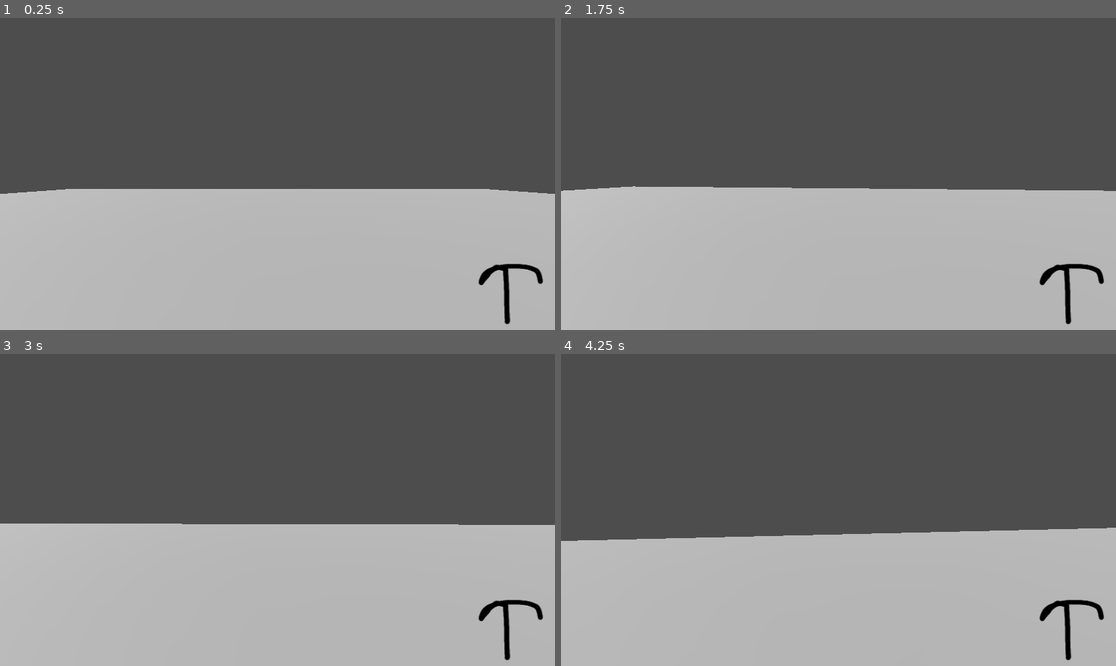
Above: before the commit, frames 1-4 (two rows, left to right).
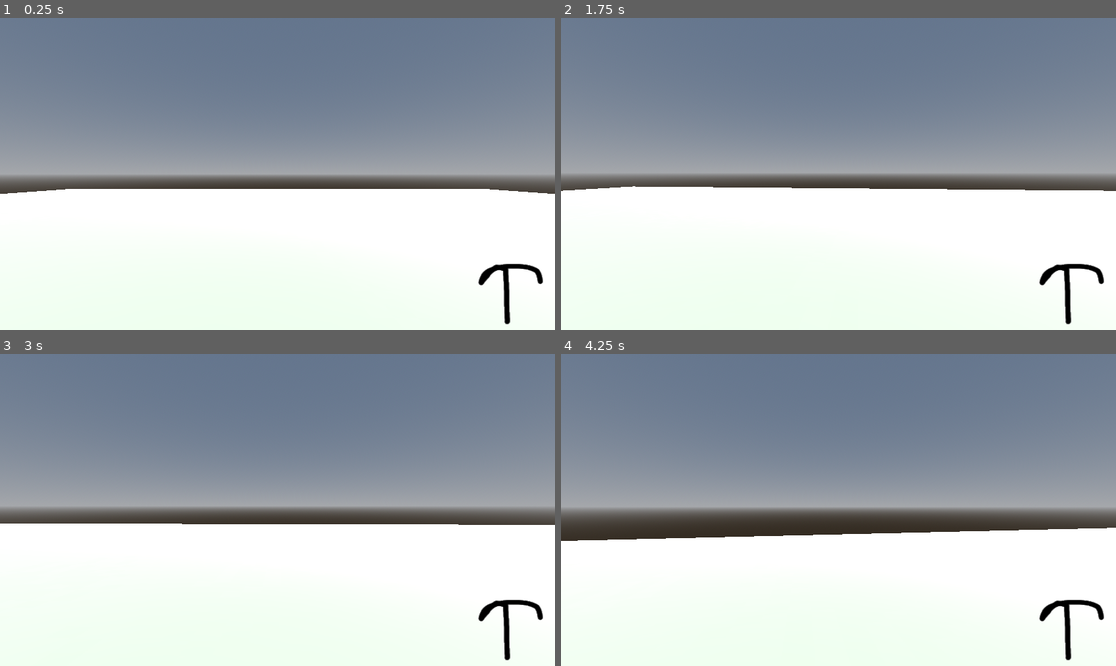
Above: after the commit, the same moments.

Repository: CamoBrie/GodotMiner
Game: Godot game, scene res://scenes/main.tscn
The game is run twice, just before and just after one commit, with the same random seed, the same clock (stepped at 60 frames per second) and the same inputs.
Inputs (mouse positions are in pixels of both pictures, inside the frame that each line leads up to):
- Up to frame 1 (0.25 s): no input
- Up to frame 2 (1.75 s): move the mouse to (866, 174) at 0.52 s; press the mouse at (866, 174) at 0.53 s; hold W (move_forward) from 0.53 s (still down); tap Space (jump) at 0.77, 1.52 s; move the mouse to (810, 174) at 1.27 s; release the mouse at (810, 174) at 1.28 s; click (810, 174) at 1.35 s
- Up to frame 3 (3 s): keep holding W (move_forward); move the mouse to (288, 503) at 2.02 s; press the mouse at (288, 503) at 2.03 s; tap Enter at 2.75 s; move the mouse to (271, 516) at 2.77 s; release the mouse at (271, 516) at 2.78 s; click (271, 516) at 2.85 s
- Up to frame 4 (4.25 s): keep holding W (move_forward); tap Space (jump) at 3.02, 3.77 s; move the mouse to (877, 513) at 3.52 s; press the mouse at (877, 513) at 3.53 s

The runs differ from the first frame. In frame 1, 97% of the frame differs, in the area x 0-100%, y 0-100%; in frame 2, 97%; in frame 3, 97%; in frame 4, 97%.

Commit message:
fix block origin and camera max angle

Diff:
--- a/scenes/block.tscn
+++ b/scenes/block.tscn
@@ -7,6 +7,7 @@
 [sub_resource type="BoxMesh" id="BoxMesh_peeco"]
 
 [node name="Block" type="Node3D"]
+transform = Transform3D(1, 0, 0, 0, 1, 0, 0, 0, 1, 0, 0.5, 0)
 script = ExtResource("1_ktumv")
 
 [node name="StaticBody3D" type="StaticBody3D" parent="."]
--- a/scenes/main.tscn
+++ b/scenes/main.tscn
@@ -10,10 +10,32 @@
 [sub_resource type="BoxShape3D" id="BoxShape3D_tcit6"]
 size = Vector3(60, 2, 60)
 
+[sub_resource type="FastNoiseLite" id="FastNoiseLite_o370m"]
+noise_type = 3
+frequency = 0.0037
+
+[sub_resource type="NoiseTexture2D" id="NoiseTexture2D_5vvcu"]
+as_normal_map = true
+bump_strength = 1.0
+noise = SubResource("FastNoiseLite_o370m")
+
+[sub_resource type="StandardMaterial3D" id="StandardMaterial3D_jsueu"]
+albedo_color = Color(0.659341, 0.887635, 0.595424, 1)
+normal_enabled = true
+normal_texture = SubResource("NoiseTexture2D_5vvcu")
+
 [sub_resource type="BoxMesh" id="BoxMesh_jkl3v"]
+material = SubResource("StandardMaterial3D_jsueu")
 size = Vector3(60, 2, 60)
 
+[sub_resource type="ProceduralSkyMaterial" id="ProceduralSkyMaterial_633h5"]
+
+[sub_resource type="Sky" id="Sky_nk5y7"]
+sky_material = SubResource("ProceduralSkyMaterial_633h5")
+
 [sub_resource type="Environment" id="Environment_pwae7"]
+background_mode = 2
+sky = SubResource("Sky_nk5y7")
 
 [node name="root" type="Node3D"]
 
@@ -46,11 +68,11 @@
 shadow_enabled = true
 
 [node name="BlockSpawner" parent="." instance=ExtResource("2_1yfic")]
-transform = Transform3D(1, 0, 0, 0, 1, 0, 0, 0, 1, 0, 1, 7.85014)
+transform = Transform3D(1, 0, 0, 0, 1, 0, 0, 0, 1, 0, 0, 7.85)
 block_spawn_data = ExtResource("4_q7ba0")
 
 [node name="BlockSpawner2" parent="." instance=ExtResource("2_1yfic")]
-transform = Transform3D(1, 0, 0, 0, 1, 0, 0, 0, 1, -4, 1, 9.32)
+transform = Transform3D(1, 0, 0, 0, 1, 0, 0, 0, 1, -4, 0, 9.32)
 block_spawn_data = ExtResource("5_q47o7")
 
 [node name="Inventory" parent="." instance=ExtResource("6_j1kb0")]
--- a/scripts/Blocks/BlockSpawner.gd
+++ b/scripts/Blocks/BlockSpawner.gd
@@ -17,7 +17,7 @@
 
   # Add to scene
   add_child(block)
-  block.global_transform.origin = global_transform.origin
+  block.global_transform.origin = global_transform.origin + block.transform.origin
 
 func on_block_destroyed():
   # Respawn the block after a delay
--- a/scripts/CharacterController.gd
+++ b/scripts/CharacterController.gd
@@ -27,7 +27,7 @@
 	if event is InputEventMouseMotion and Input.mouse_mode == Input.MOUSE_MODE_CAPTURED:
 		rotate_y(-event.relative.x * mouse_sensitivity)
 		$Camera3D.rotate_x(-event.relative.y * mouse_sensitivity)
-		$Camera3D.rotation.x = clampf($Camera3D.rotation.x, -deg_to_rad(70), deg_to_rad(70))
+		$Camera3D.rotation.x = clampf($Camera3D.rotation.x, -deg_to_rad(90), deg_to_rad(90))
 
 	# Toggle mouse capture
 	if event.is_action_pressed("ui_cancel"):
Not shown: 1 places in scenes/main.tscn that only renumber resources
